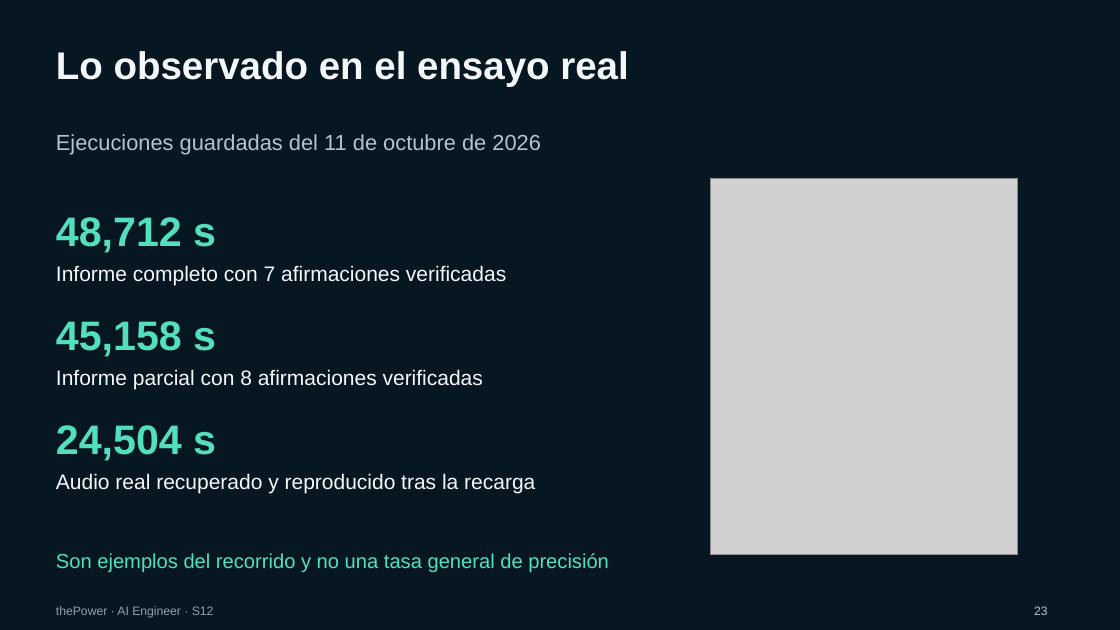
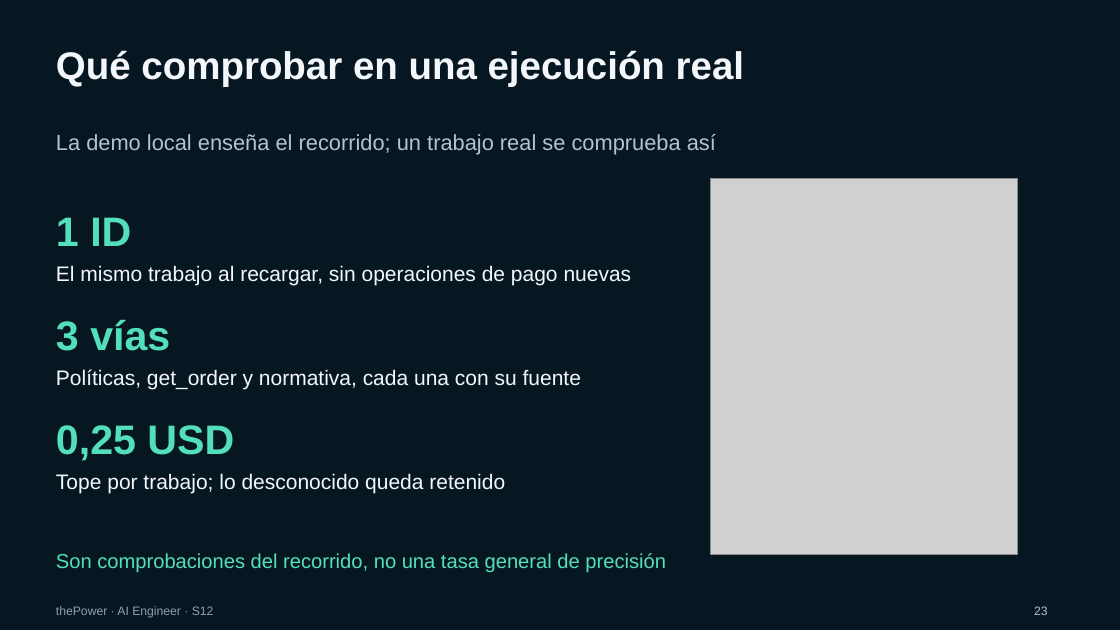
Before and after one commit to JoseAntonioNuevo/thepower-rag, a slide deck: slide 23 of material/S12/S12-deep-research-multimodal.pptx. Drawn at 1120x630 pixels with LibreOffice and Linux fonts; fonts in the diff are those of the drawing; grey boxes stand for pictures; background and template pictures are left out. Boxes give left, top, right and bottom in pixels: in the first picture for what was removed or moved away, otherwise in the second. Text is boxed around its words. In the diff, an @@ line names an element or a change of style, - is before the commit and + after.

```diff
--- a/material/S12/S12-deep-research-multimodal.pptx
+++ b/material/S12/S12-deep-research-multimodal.pptx
@@ text at (x1=56, y1=50, x2=744, y2=87): text changed @@
-Lo observado en el ensayo real
+Qué comprobar en una ejecución real
@@ text at (x1=56, y1=134, x2=716, y2=155): text changed @@
-Ejecuciones guardadas del 11 de octubre de 2026
+La demo local enseña el recorrido; un trabajo real se comprueba así
@@ text at (x1=56, y1=217, x2=131, y2=246): text changed @@
-48,712 s
+1 ID
@@ text at (x1=56, y1=265, x2=632, y2=286): text changed @@
-Informe completo con 7 afirmaciones verificadas
+El mismo trabajo al recargar, sin operaciones de pago nuevas
@@ text at (x1=56, y1=320, x2=170, y2=351): text changed @@
-45,158 s
+3 vías
@@ text at (x1=56, y1=369, x2=581, y2=390): text changed @@
-Informe parcial con 8 afirmaciones verificadas
+Políticas, get_order y normativa, cada una con su fuente
@@ text at (x1=56, y1=425, x2=234, y2=461): text changed @@
-24,504 s
+0,25 USD
@@ text at (x1=56, y1=473, x2=505, y2=494): text changed @@
-Audio real recuperado y reproducido tras la recarga
+Tope por trabajo; lo desconocido queda retenido
@@ text at (x1=56, y1=553, x2=666, y2=572): text changed @@
-Son ejemplos del recorrido y no una tasa general de precisión
+Son comprobaciones del recorrido, no una tasa general de precisión
```
Also in this commit, not shown: 2 other slides changed, 14 other files.
